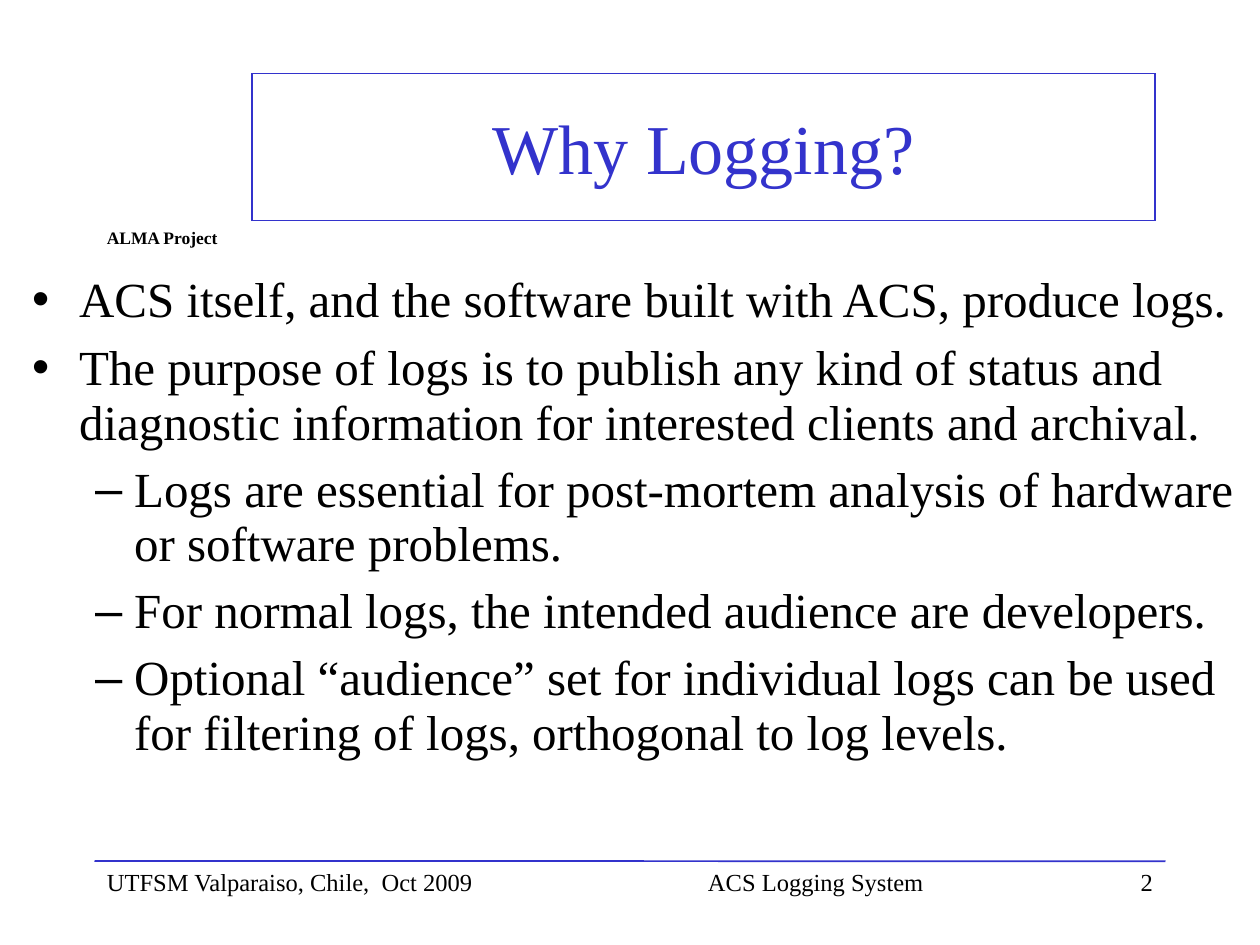
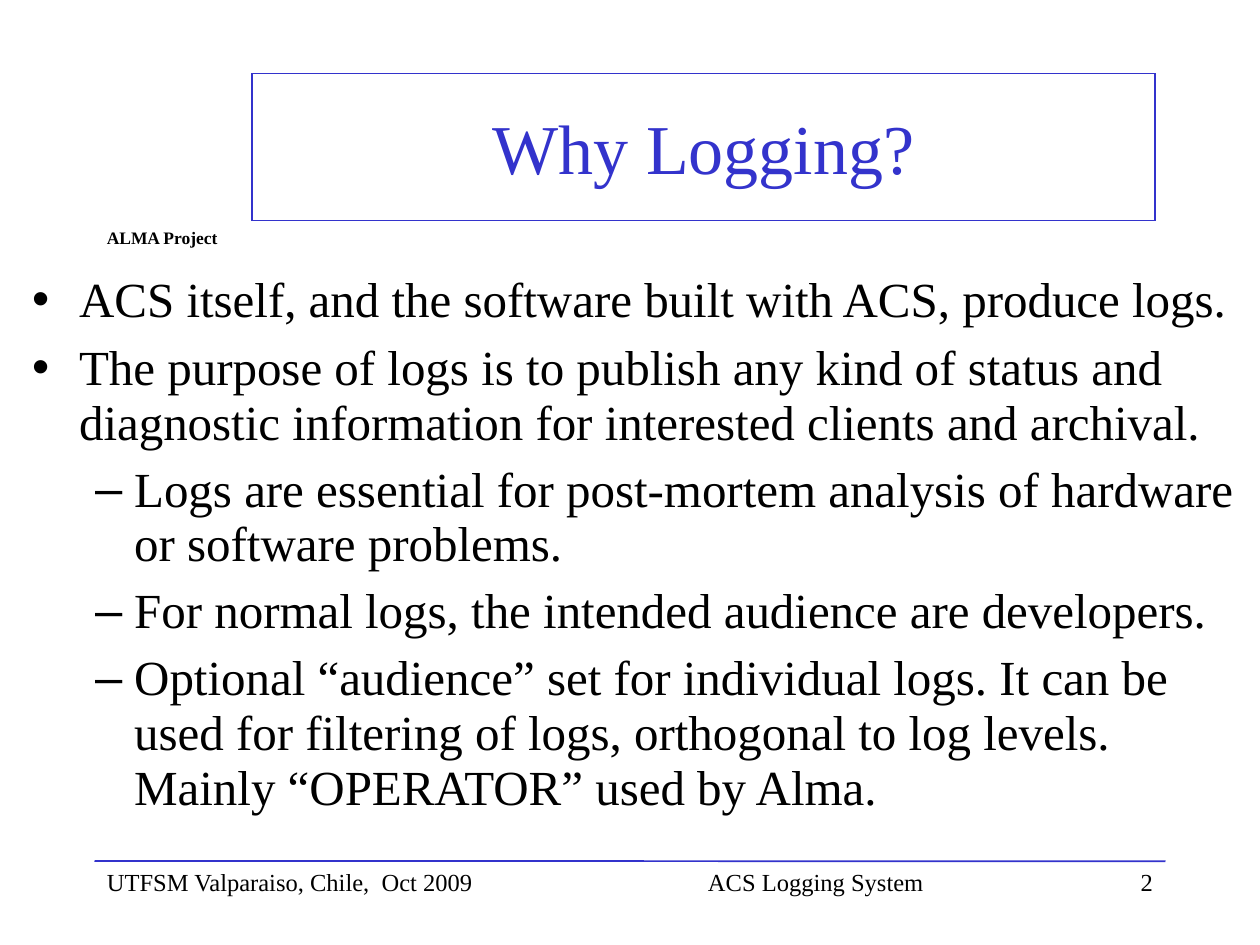
Before and after one commit to ACS-Community/ACS, a slide deck: slide 2 of Documents/ACS-Course/ACSCourse-ACSLoggingSystem.ppt. Drawn at 1260x945 pixels with LibreOffice and Linux fonts; fonts in the diff are those of the drawing; background and template pictures are left out. Boxes give left, top, right and bottom in pixels: in the first picture for what was removed or moved away, otherwise in the second. Text is boxed around its words. In the diff, an @@ line names an element or a change of style, - is before the commit and + after.

```diff
--- a/Documents/ACS-Course/ACSCourse-ACSLoggingSystem.ppt
+++ b/Documents/ACS-Course/ACSCourse-ACSLoggingSystem.ppt
@@ text at [134, 660, 1168, 815]: text changed @@
-  – Optional “audience” set for individual logs can be used for filtering of logs, orthogonal to log levels.
+  – Optional “audience” set for individual logs. It can be used for filtering of logs, orthogonal to log levels.
+    Mainly “OPERATOR” used by Alma.
```
Also in this commit, not shown: 4 other slides changed, 1 slide added.
